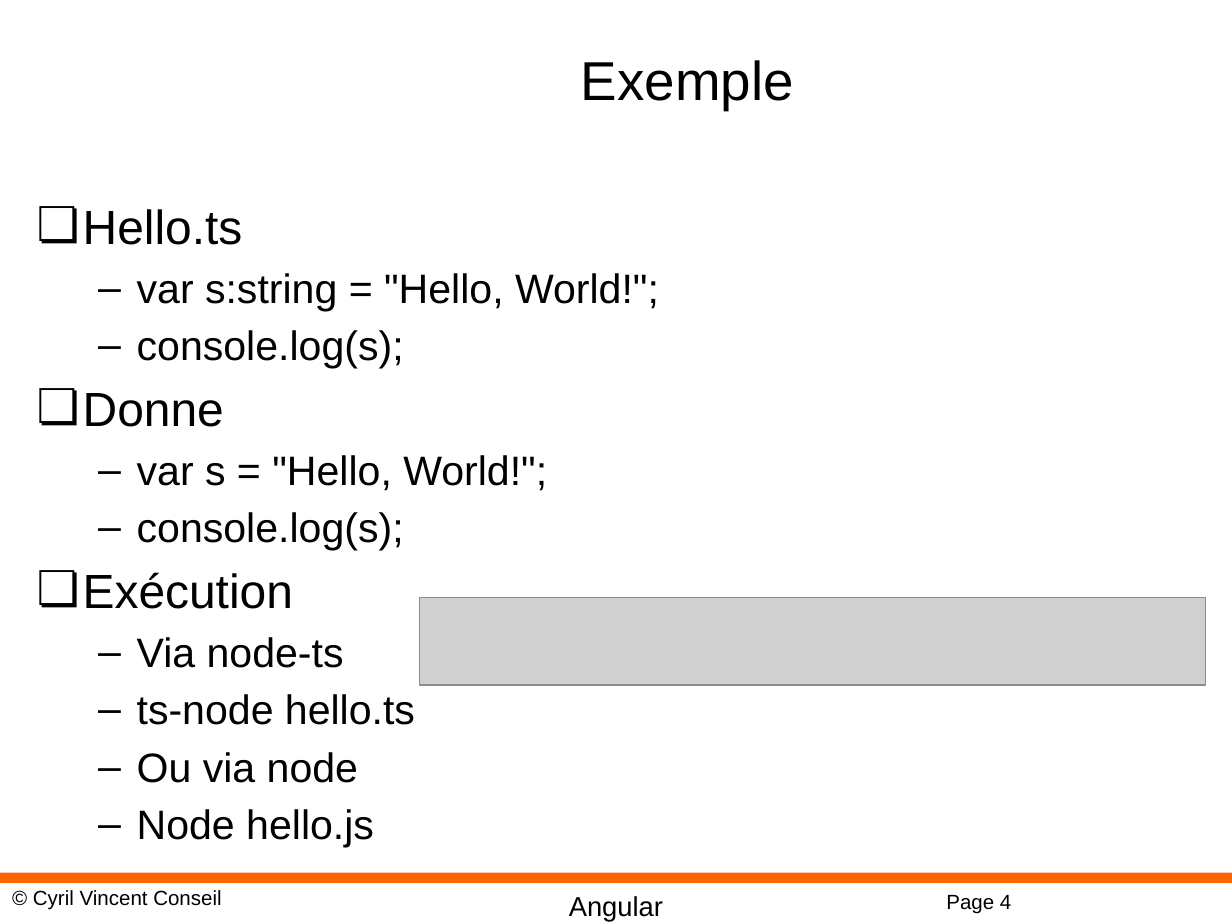
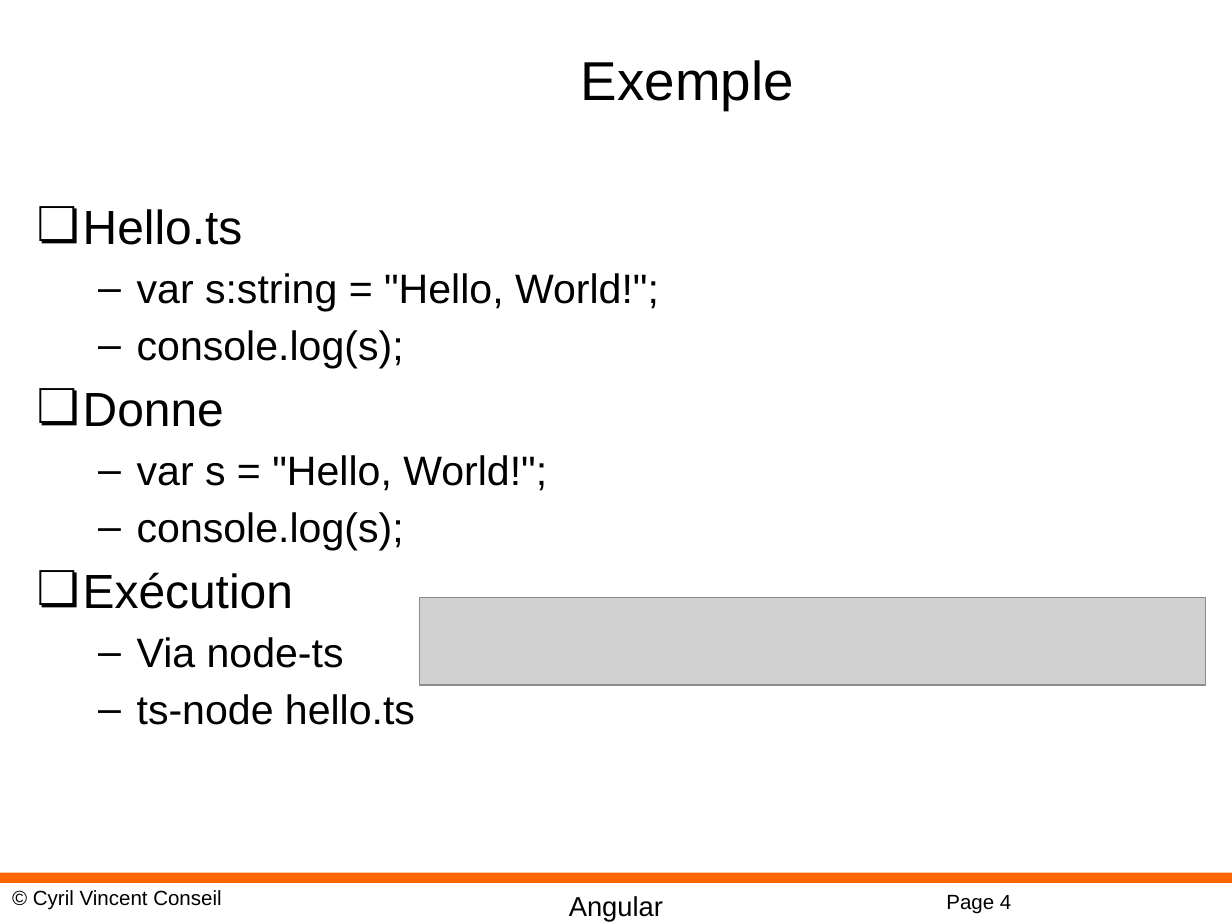
Before and after one commit to cyrilvincent/angular, a slide deck: slide 4 of PPT/Angular07-TS.pptx. Drawn at 1232x924 pixels with LibreOffice and Linux fonts; fonts in the diff are those of the drawing; grey boxes stand for pictures; background and template pictures are left out. Boxes give left, top, right and bottom in pixels: in the first picture for what was removed or moved away, otherwise in the second. Text is boxed around its words. In the diff, an @@ line names an element or a change of style, - is before the commit and + after.

```diff
--- a/PPT/Angular07-TS.pptx
+++ b/PPT/Angular07-TS.pptx
@@ text at box(137, 752, 374, 848): paragraphs removed @@
-  – Ou via node
-  – Node hello.js
```
Also in this commit, not shown: 1 other slide changed, 17 other files.
